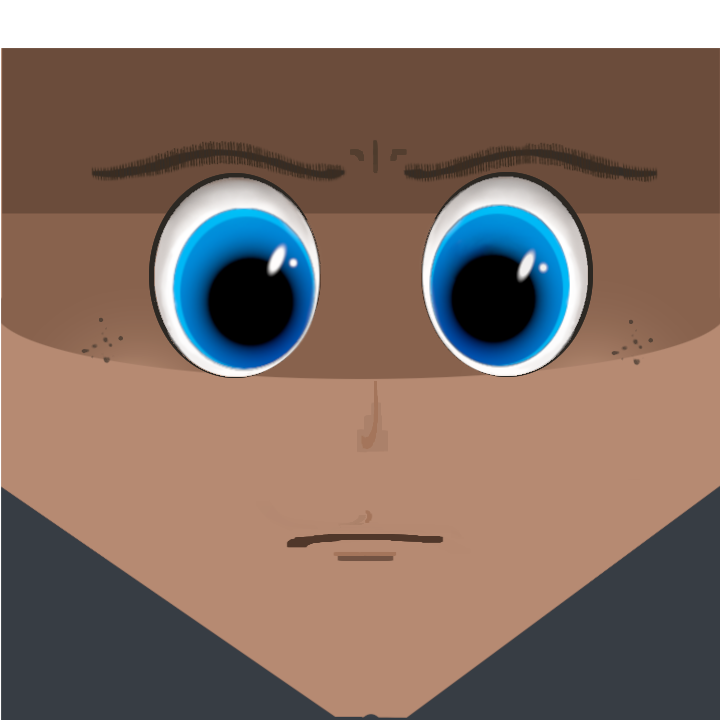
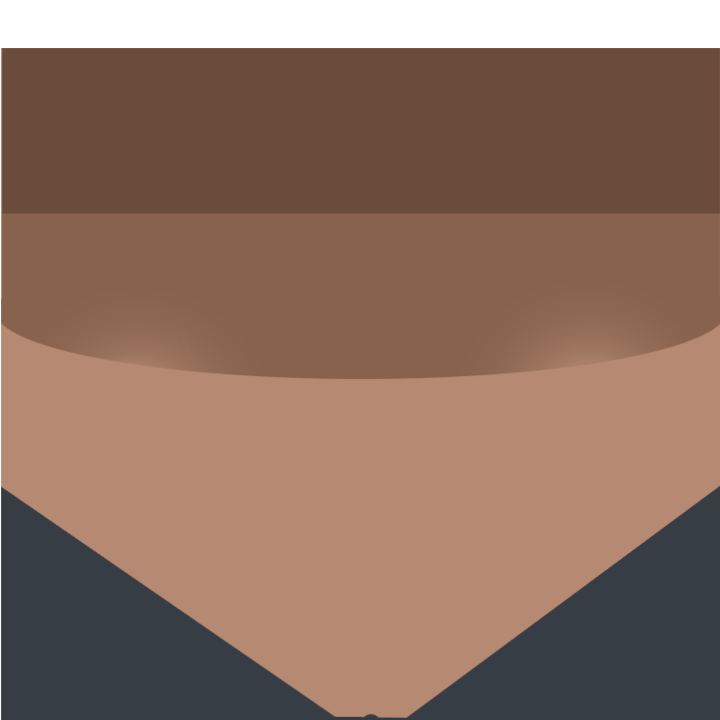
Layers edited between the first and the second 720x720 image:
removed layer "Pasted Layer" over [429, 203, 570, 368]
hid "Eyes", painted on it over [149, 172, 593, 378]
hid "Neutral Eyebrows" over [91, 140, 658, 186]
hid "Nose" over [81, 317, 653, 453]
hid "Mouth shading" over [286, 510, 444, 561]
hid "Mouth" over [286, 510, 444, 560]
